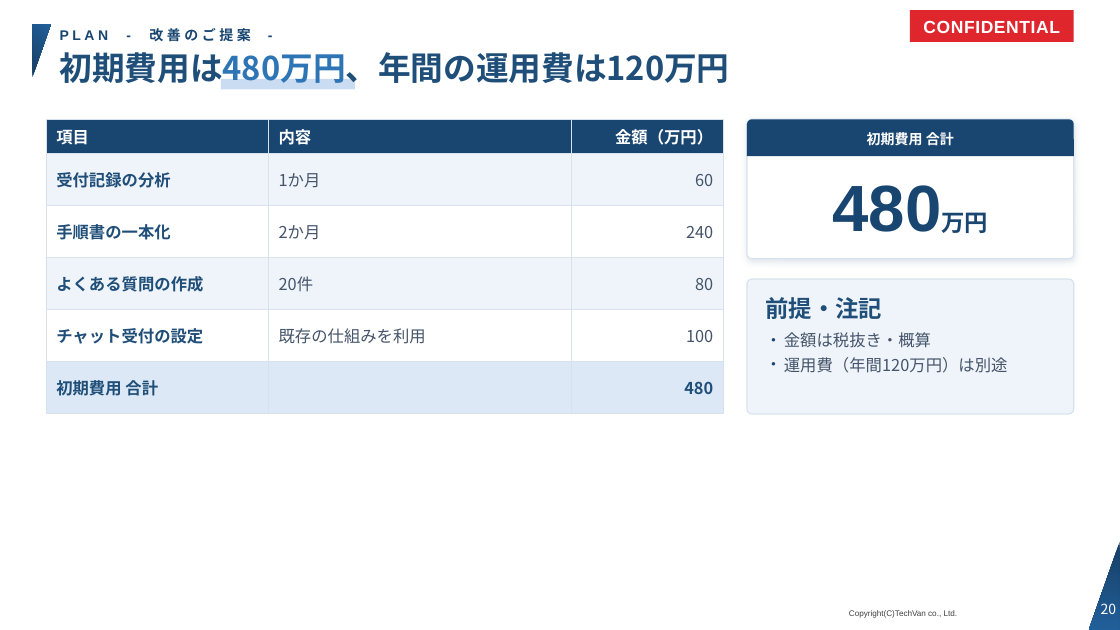
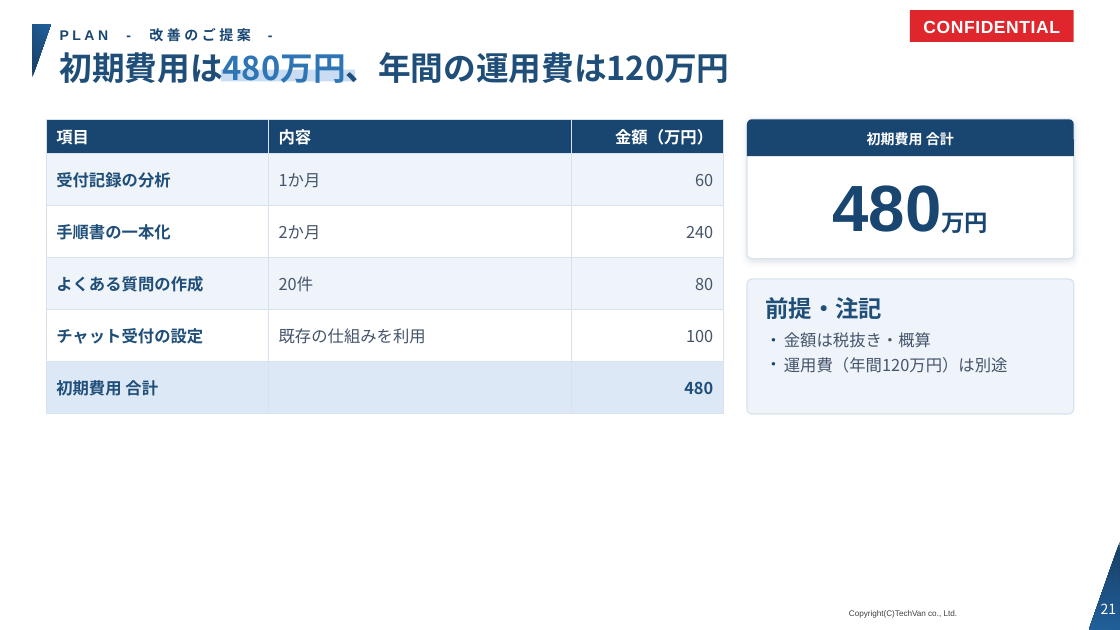
Before and after one commit to Kishi-Satoshi/slide-techvan-dist, a slide deck: slide 21 of plugins/slide-techvan/skills/slide-techvan/examples/catalog-techvan.pptx (slide 20 before the commit). Drawn at 1120x630 pixels with LibreOffice and Linux fonts; fonts in the diff are those of the drawing; background and template pictures are left out. Boxes give left, top, right and bottom in pixels: in the first picture for what was removed or moved away, otherwise in the second. Text is boxed around its words. In the diff, an @@ line names an element or a change of style, - is before the commit and + after.

```diff
--- a/plugins/slide-techvan/skills/slide-techvan/examples/catalog-techvan.pptx
+++ b/plugins/slide-techvan/skills/slide-techvan/examples/catalog-techvan.pptx
@@ rectangle: place and size @@
-rectangle at (221,79,355,89)
+rectangle at (221,70,355,82)
@@ page number at (1101,603,1117,614): text changed @@
-20
+21
```
Also in this commit, not shown: 4 other slides changed, 1 slide added, 13 other files.
